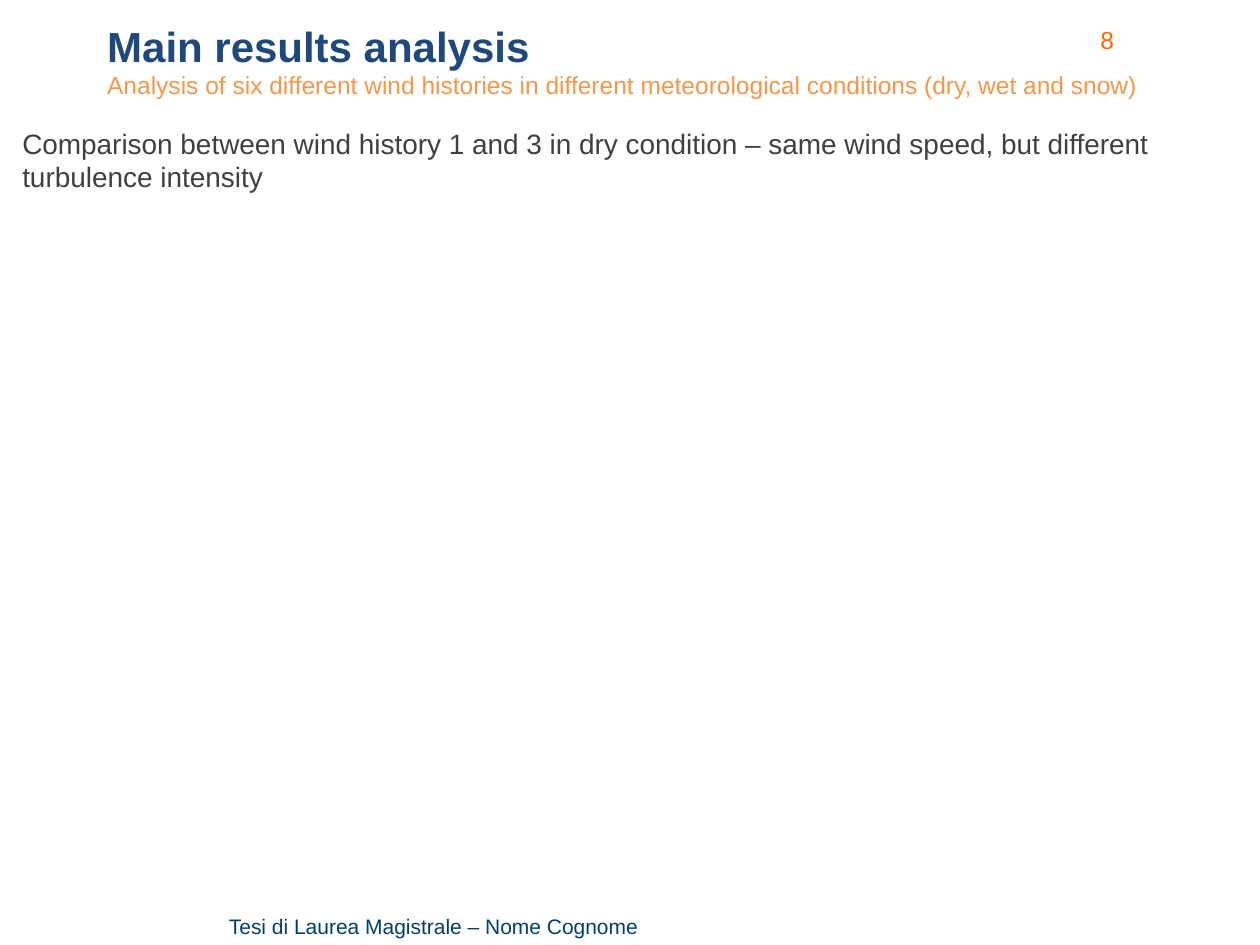
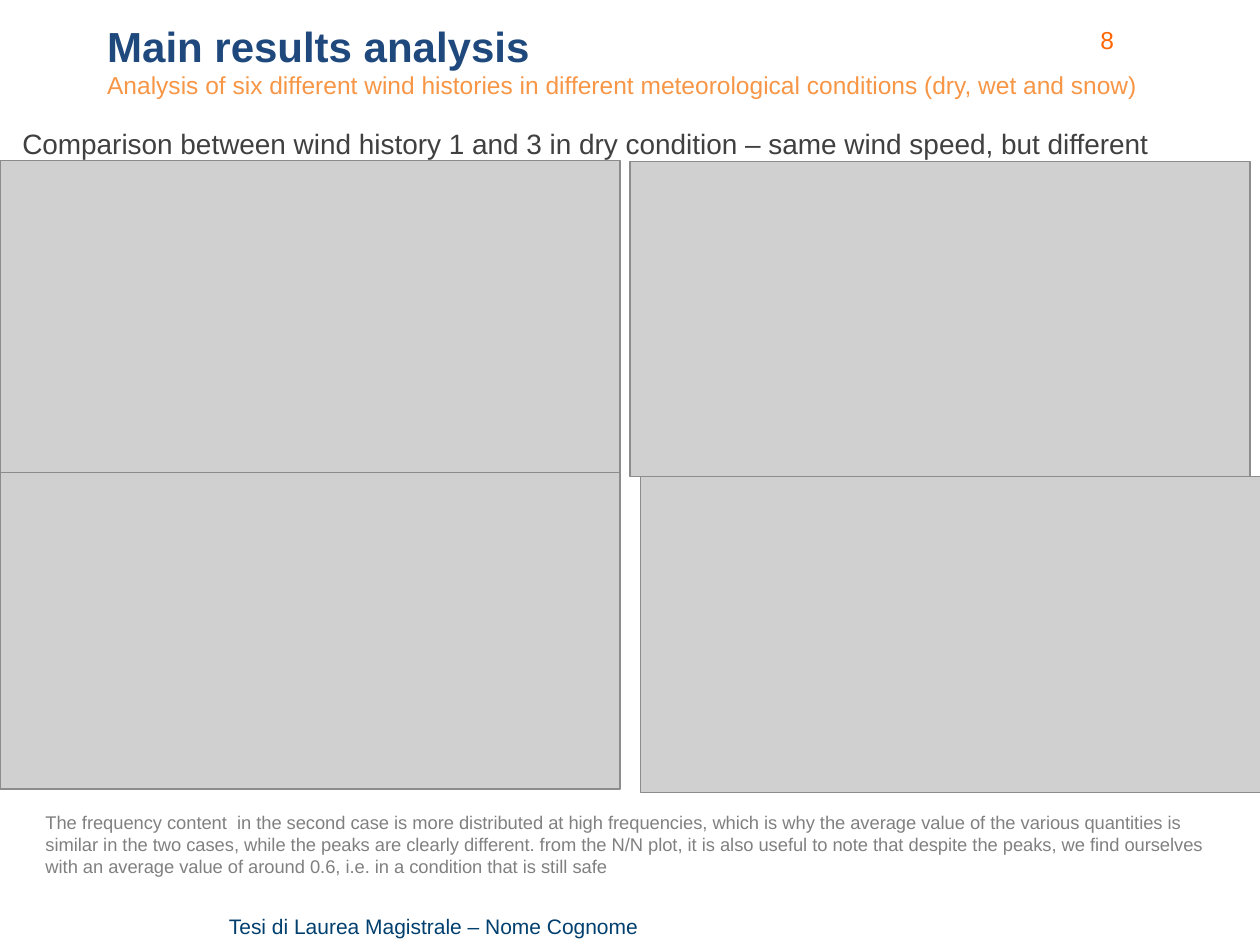
Before and after one commit to SilviaDanesi1/WindProject, a slide deck: slide 8 of GruppoJ_PPT UFFCIALE.pptx. Drawn at 1260x945 pixels with LibreOffice and Linux fonts; fonts in the diff are those of the drawing; grey boxes stand for pictures; background and template pictures are left out. Boxes give left, top, right and bottom in pixels: in the first picture for what was removed or moved away, otherwise in the second. Text is boxed around its words. In the diff, an @@ line names an element or a change of style, - is before the commit and + after.

```diff
--- a/GruppoJ_PPT UFFCIALE.pptx
+++ b/GruppoJ_PPT UFFCIALE.pptx
@@ picture added at bbox=[0, 160, 620, 476] @@
@@ picture added at bbox=[630, 161, 1250, 476] @@
@@ picture added at bbox=[0, 472, 620, 789] @@
@@ picture added at bbox=[640, 476, 1260, 791] @@
@@ text added at bbox=[45, 816, 1203, 877], 10.5 pt, text #808080 @@
+The frequency content in the second case is more distributed at high frequencies, which is why the average value of the various quantities is similar in the two cases, while the peaks are clearly different. from the N/N plot, it is also useful to note that despite the peaks, we find ourselves with an average value of around 0.6, i.e. in a condition that is still safe
```
Also in this commit, not shown: 6 other files.
